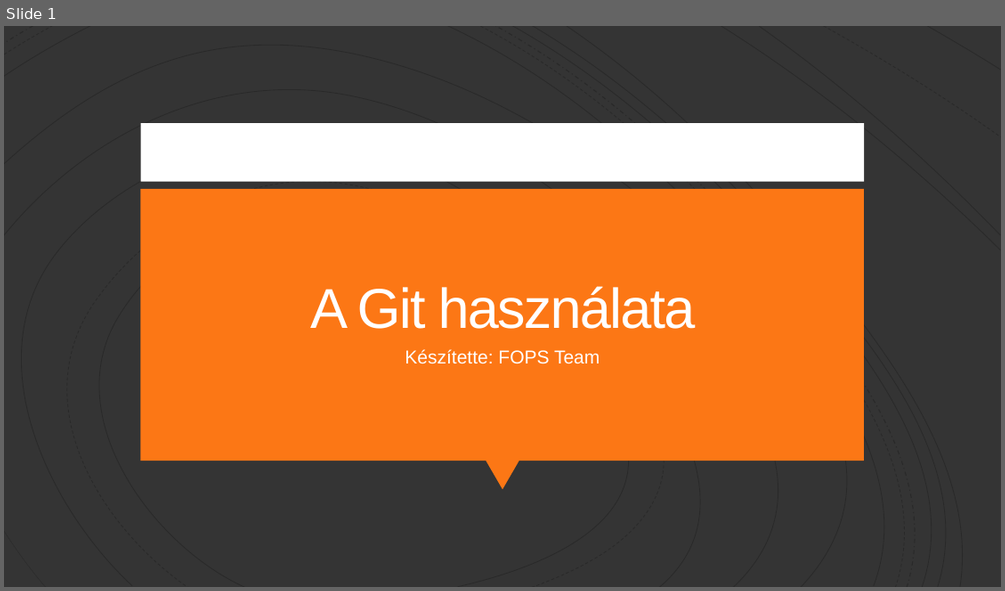
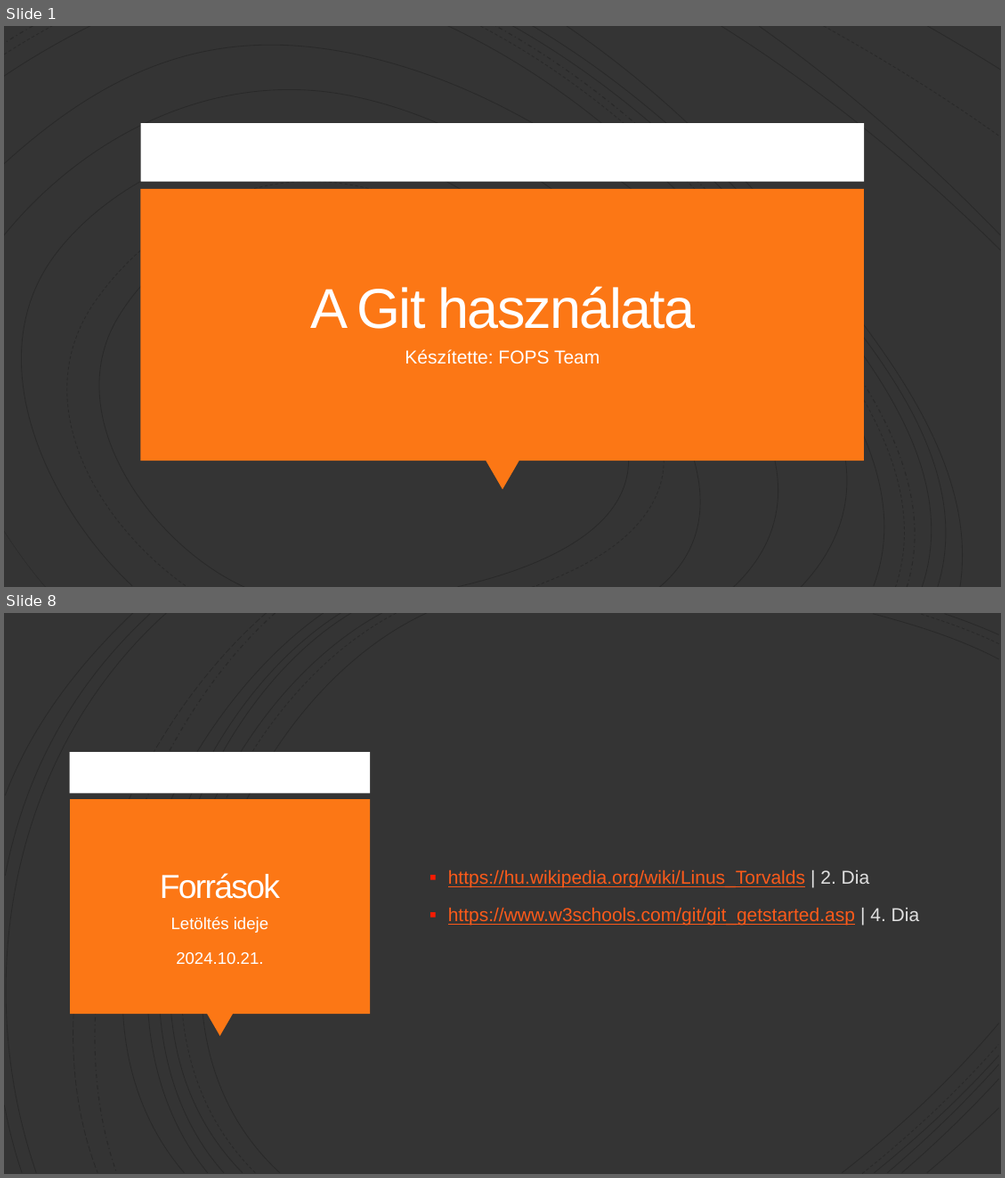
Before and after one commit to Peter-2007/FOPS, a slide deck: FOPS_Git.pptx. Shown one above the other, each under a label of ours: slide 1 before the commit, slides 1 and 8 after it; the slides between them are not shown. The pictures are 1005x591 and 1005x1178 pixels, drawn with LibreOffice and Linux fonts; fonts in the diff are those of the drawing. Boxes give left, top, right and bottom in pixels: in the first picture for what was removed or moved away, otherwise in the second. Text is boxed around its words. In the diff, an @@ line names an element or a change of style, - is before the commit and + after.

```diff
--- a/FOPS_Git.pptx
+++ b/FOPS_Git.pptx
@@ slide 8 added at [4,613,1001,1174], background #343434 @@
@@ group added at [4,613,999,1174]: 21 freeform shapes @@
@@ rectangle added at [70,752,371,793], fill #FFFFFF @@
@@ rectangle added at [70,799,370,1013], fill #FC7715 @@
@@ title added at [160,873,280,899], 32 pt, text #FFFEFF @@
+Források
@@ text added at [448,869,919,925], 18 pt, text #FC5A1A, underline @@
+▪ https://hu.wikipedia.org/wiki/Linus_Torvalds | 2. Dia
+▪ https://www.w3schools.com/git/git_getstarted.asp | 4. Dia
@@ text added at [171,916,268,964], 16 pt, text #FFFEFF @@
+Letöltés ideje
+2024.10.21.
@@ triangle added at [207,1013,233,1037], fill #FC7715 @@
```
Also in this commit, not shown: 6 other slides added, 1 slide removed.
